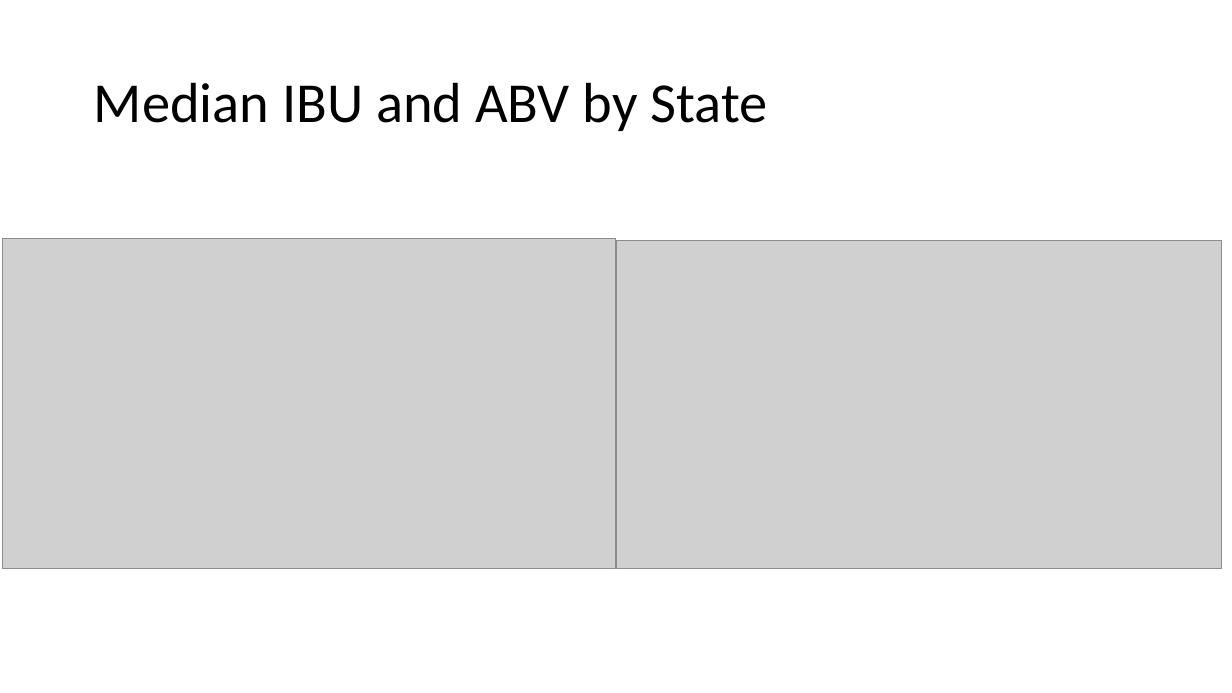
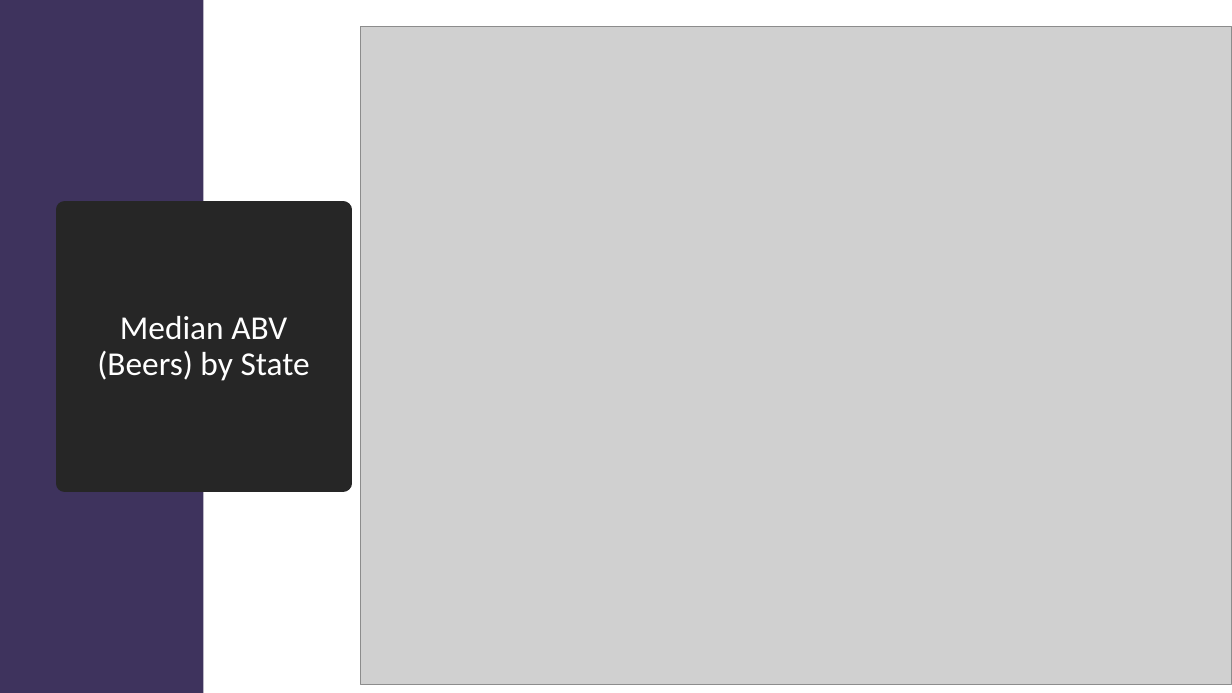
Before and after one commit to nelson4401/Craft_Beers_and_Breweries, a slide deck: slide 4 of EDA_Beer_and_Brews-Case_Study1.pptx. Drawn at 1232x693 pixels with LibreOffice and Linux fonts; fonts in the diff are those of the drawing; grey boxes stand for pictures. Boxes give left, top, right and bottom in pixels: in the first picture for what was removed or moved away, otherwise in the second. Text is boxed around its words. In the diff, an @@ line names an element or a change of style, - is before the commit and + after.

```diff
--- a/EDA_Beer_and_Brews-Case_Study1.pptx
+++ b/EDA_Beer_and_Brews-Case_Study1.pptx
@@ rectangle added at [0,0,203,693], fill #3E335D @@
@@ picture added at [360,26,1232,684] @@
@@ picture removed at [3,239,616,568] @@
@@ title "Median ABV (Beers) by State": place and size @@
-title "Median ABV (Beers) by State" at [94,82,767,131]
+title "Median ABV (Beers) by State" at [65,210,343,483]
@@ title "Median ABV (Beers) by State" at [65,210,343,483]: fill none to #262626; outline none to #262626 13.75 pt @@
@@ picture removed at [616,240,1223,568] @@
@@ title at [97,316,310,381]: text changed; size 44 to 26 pt; text colour #000000 to #FFFFFF @@
-Median IBU and ABV by State
+Median ABV (Beers) by State
```
Also in this commit, not shown: 5 other slides changed, 3 slides added, 2 slides removed.
